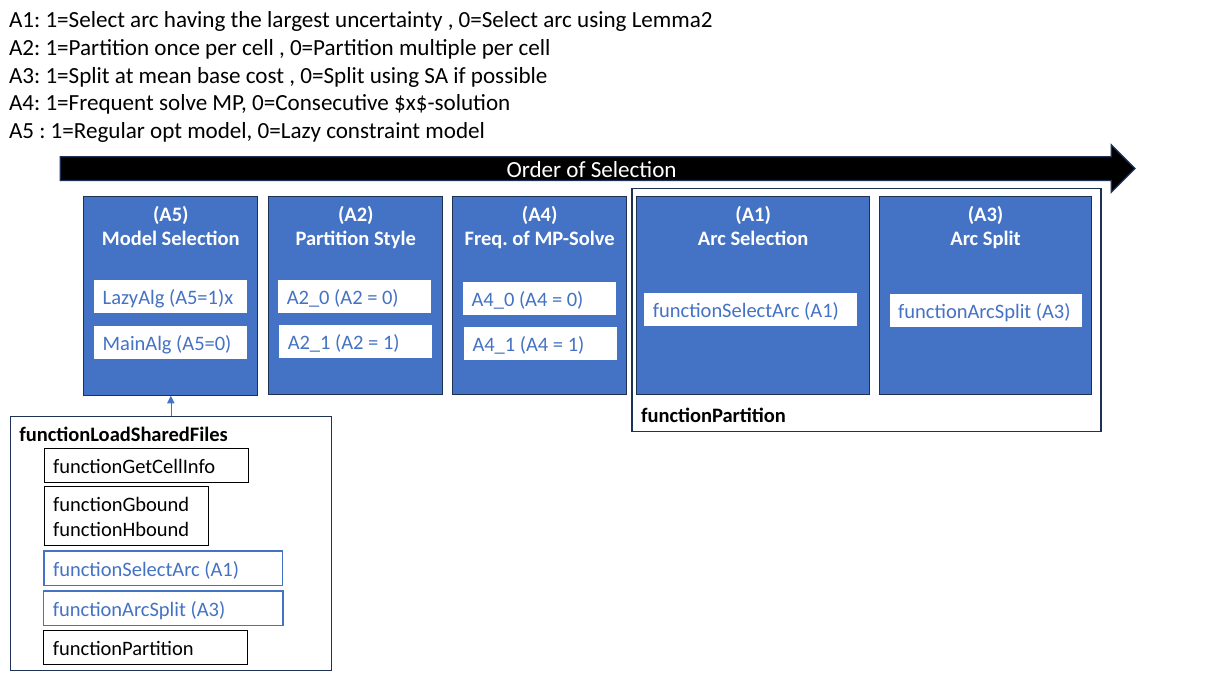
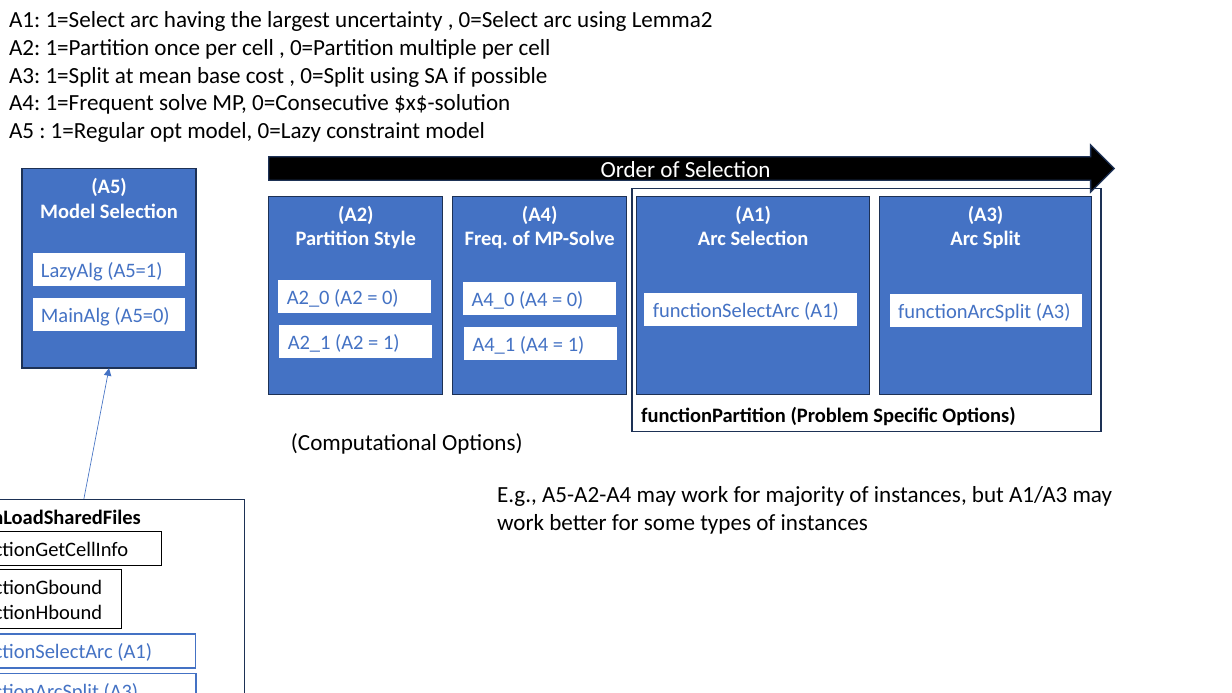
Before and after one commit to diHnguyen/SSPI, a slide deck: slide 1 of Documentation/Workflow.pptx. Drawn at 1232x693 pixels with LibreOffice and Linux fonts; fonts in the diff are those of the drawing. Boxes give left, top, right and bottom in pixels: in the first picture for what was removed or moved away, otherwise in the second. Text is boxed around its words. In the diff, an @@ line names an element or a change of style, - is before the commit and + after.

```diff
--- a/Documentation/Workflow.pptx
+++ b/Documentation/Workflow.pptx
@@ right arrow "Order of Selection": place and size @@
-right arrow "Order of Selection" at box(60, 145, 1135, 192)
+right arrow "Order of Selection" at box(269, 145, 1115, 192)
@@ rectangle "(A5)": place and size @@
-rectangle "(A5)" at box(84, 196, 258, 396)
+rectangle "(A5)" at box(22, 168, 196, 368)
@@ rectangle "LazyAlg (A5=1)": place and size @@
-rectangle "LazyAlg (A5=1)" at box(93, 280, 248, 314)
+rectangle "LazyAlg (A5=1)" at box(32, 252, 187, 287)
@@ text in rectangle at box(41, 262, 162, 281): text changed @@
-LazyAlg (A5=1)x
+LazyAlg (A5=1)
@@ rectangle "MainAlg (A5=0)": place and size @@
-rectangle "MainAlg (A5=0)" at box(93, 325, 248, 360)
+rectangle "MainAlg (A5=0)" at box(32, 298, 187, 332)
@@ arrow moved from (171, 417) - (171, 396) to (84, 499) - (109, 368) @@
@@ text in rectangle at box(641, 407, 1015, 426): text changed @@
-functionPartition
+functionPartition (Problem Specific Options)
@@ text added at box(291, 433, 522, 454), 18 pt, text #000000 @@
+(Computational Options)
@@ text added at box(497, 486, 1113, 534), 18 pt, text #000000 @@
+E.g., A5-A2-A4 may work for majority of instances, but A1/A3 may work better for some types of instances
@@ rectangle "functionGetCellInfo": place and size @@
-rectangle "functionGetCellInfo" at box(44, 448, 249, 482)
+rectangle "functionGetCellInfo" at box(0, 531, 161, 566)
@@ 3 rectangles: place and size @@
-3 rectangles at box(10, 417, 331, 671)
+3 rectangles at box(0, 499, 244, 693)
@@ rectangle "functionSelectArc (A1)": place and size @@
-rectangle "functionSelectArc (A1)" at box(44, 551, 283, 585)
+rectangle "functionSelectArc (A1)" at box(0, 634, 195, 668)
@@ rectangle removed at box(43, 630, 248, 665) @@
-functionPartition
```
Also in this commit, not shown: 3 slides added, 10 other files.
